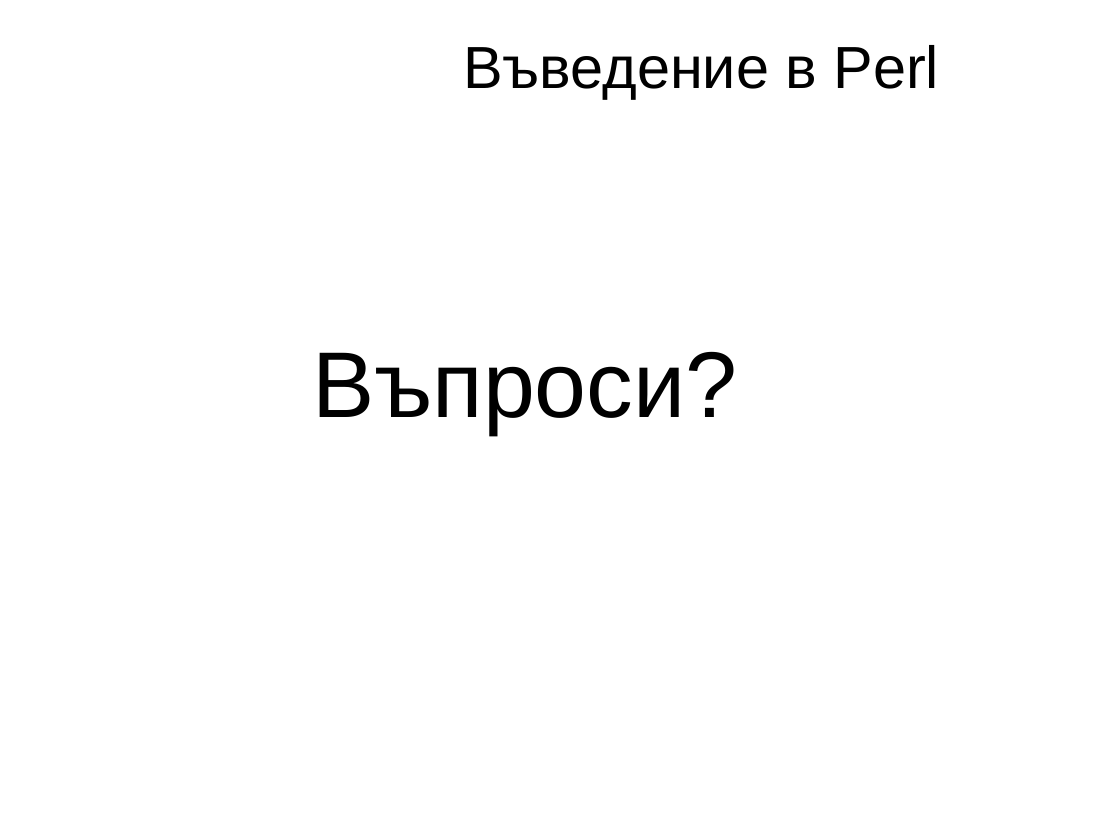
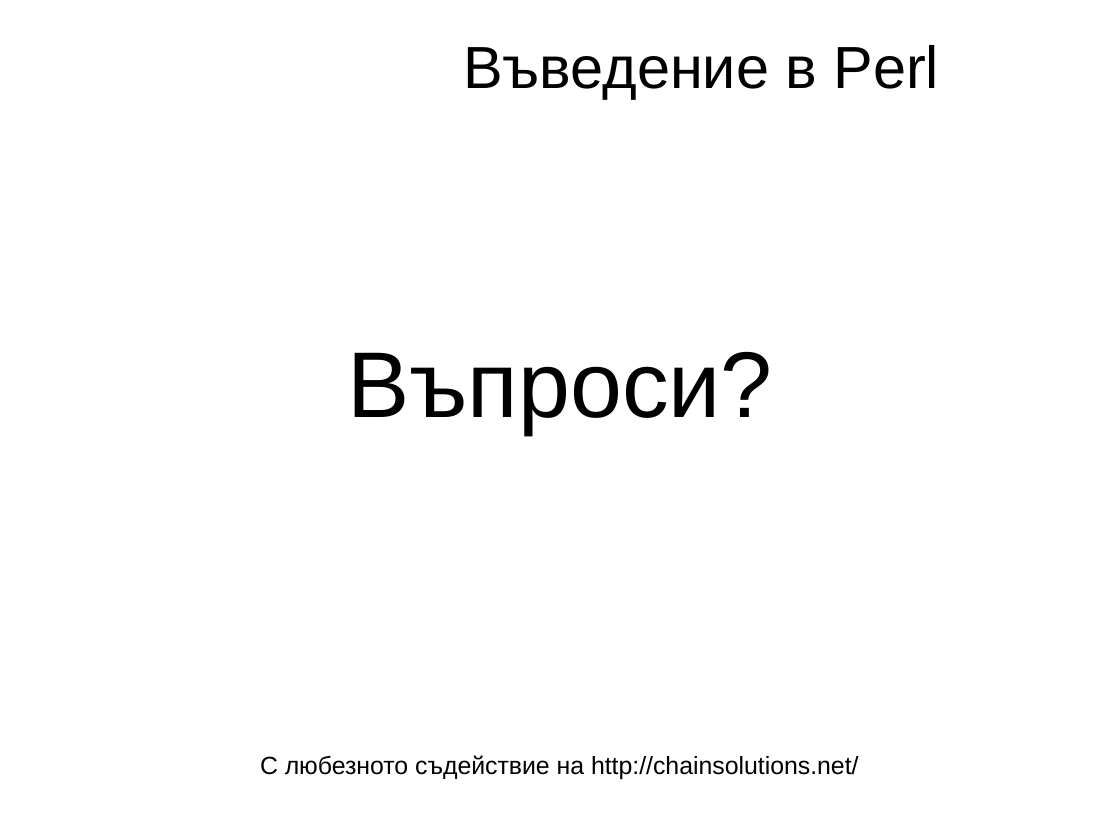
Before and after one commit to kberov/PerlProgrammingCourse, a slide deck: slide 36 of 01_intro_bg.odp. Drawn at 1120x840 pixels with LibreOffice and Linux fonts; fonts in the diff are those of the drawing; background and template pictures are left out. Boxes give left, top, right and bottom in pixels: in the first picture for what was removed or moved away, otherwise in the second. Text is boxed around its words. In the diff, an @@ line names an element or a change of style, - is before the commit and + after.

```diff
--- a/01_intro_bg.odp
+++ b/01_intro_bg.odp
@@ text "Въпроси?": place and size @@
-text "Въпроси?" at [312,351,737,434]
+text "Въпроси?" at [347,351,772,434]
@@ text "Въпроси?" at [347,351,772,434]: alignment left to centre @@
@@ text added at [260,755,858,779], 16 pt, text #000000 @@
+С любезното съдействие на http://chainsolutions.net/
```
Also in this commit, not shown: 2 other slides changed, 1 other file.
